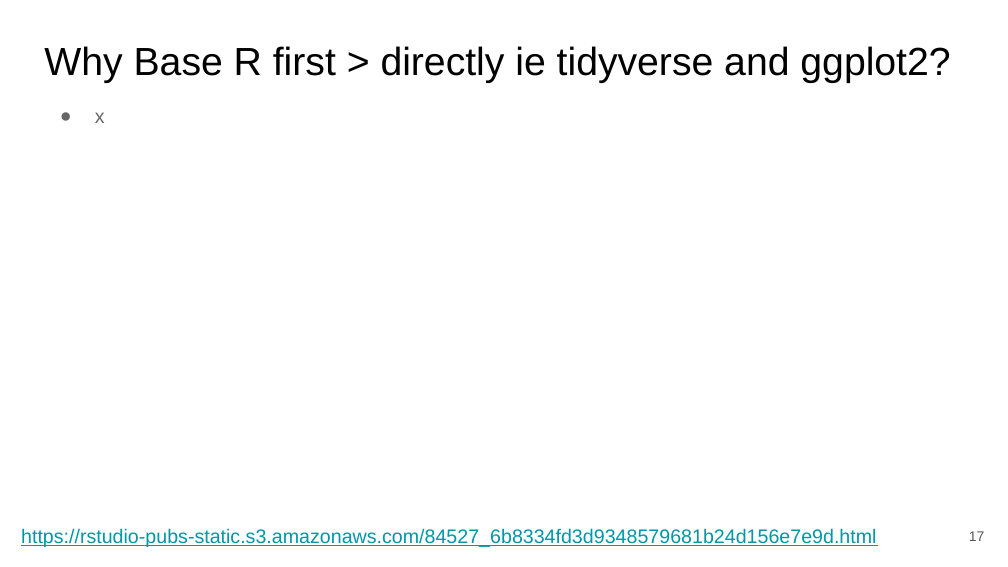
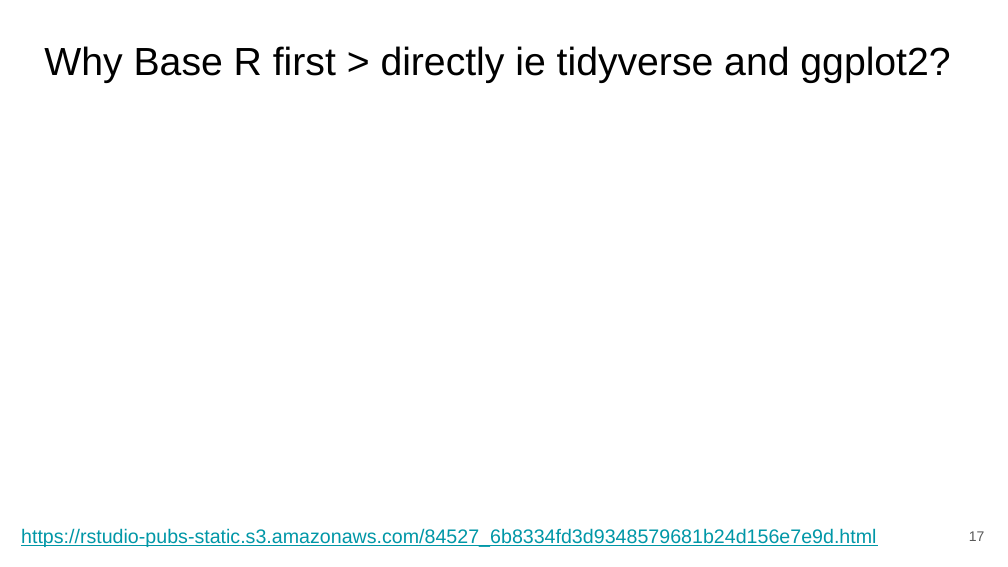
Before and after one commit to SuLab/Applied-Bioinformatics, a slide deck: slide 17 of Lectures/A4.b_R-Plotting.pptx. Drawn at 1008x567 pixels with LibreOffice and Linux fonts; fonts in the diff are those of the drawing. Boxes give left, top, right and bottom in pixels: in the first picture for what was removed or moved away, otherwise in the second. Text is boxed around its words. In the diff, an @@ line names an element or a change of style, - is before the commit and + after.

```diff
--- a/Lectures/A4.b_R-Plotting.pptx
+++ b/Lectures/A4.b_R-Plotting.pptx
@@ text removed at box(95, 112, 105, 123) @@
-● x
```
Also in this commit, not shown: 1 other slide changed, 1 slide added, 1 other file.
